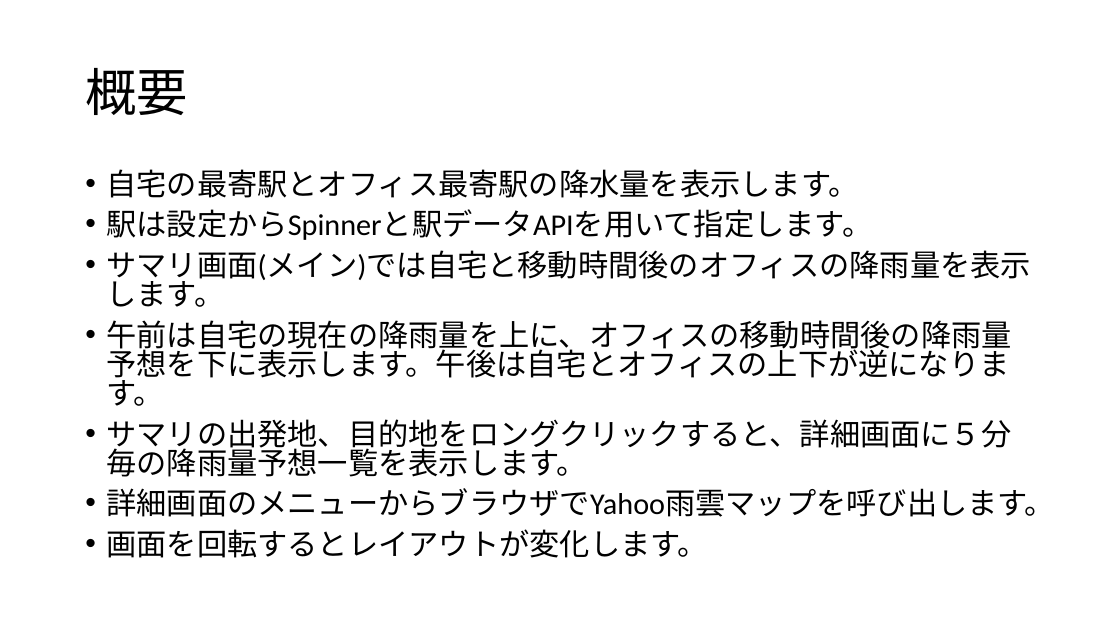
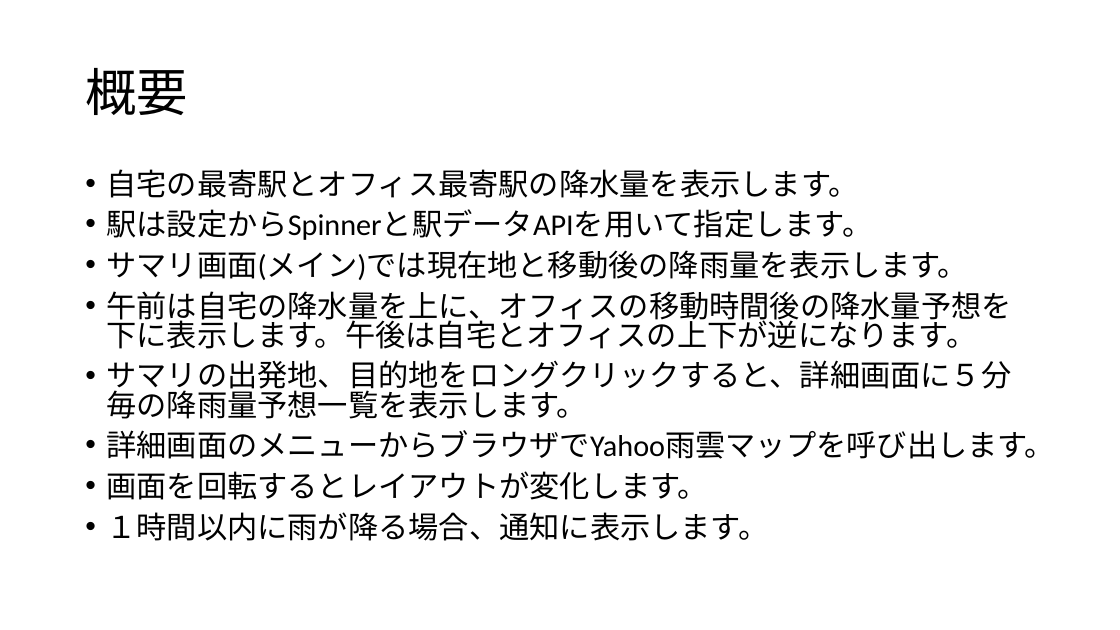
Before and after one commit to msat-dev/exam, a slide deck: slide 3 of doc/課題説明書.pptx. Drawn at 1120x630 pixels with LibreOffice and Linux fonts; fonts in the diff are those of the drawing. Boxes give left, top, right and bottom in pixels: in the first picture for what was removed or moved away, otherwise in the second. Text is boxed around its words. In the diff, an @@ line names an element or a change of style, - is before the commit and + after.

Commit message:
10/23 再提出 設定の改善 設定未登録時の説明文追加 通知の追加 カスタムビューの追加 不具合の修正

```diff
--- a/doc/課題説明書.pptx
+++ b/doc/課題説明書.pptx
@@ text at (x1=106, y1=250, x2=1011, y2=349): text changed @@
-• サマリ画面(メイン)では自宅と移動時間後のオフィスの降雨量を表示します。
-• 午前は自宅の現在の降雨量を上に、オフィスの移動時間後の降雨量予想を下に表示します。午後は自宅とオフィスの上下が逆になります。
+• サマリ画面(メイン)では現在地と移動後の降雨量を表示します。
+• 午前は自宅の降水量を上に、オフィスの移動時間後の降水量予想を下に表示します。午後は自宅とオフィスの上下が逆になります。
@@ text at (x1=106, y1=512, x2=768, y2=541): paragraph added @@
+• １時間以内に雨が降る場合、通知に表示します。
```
Also in this commit, not shown: 24 other files.
